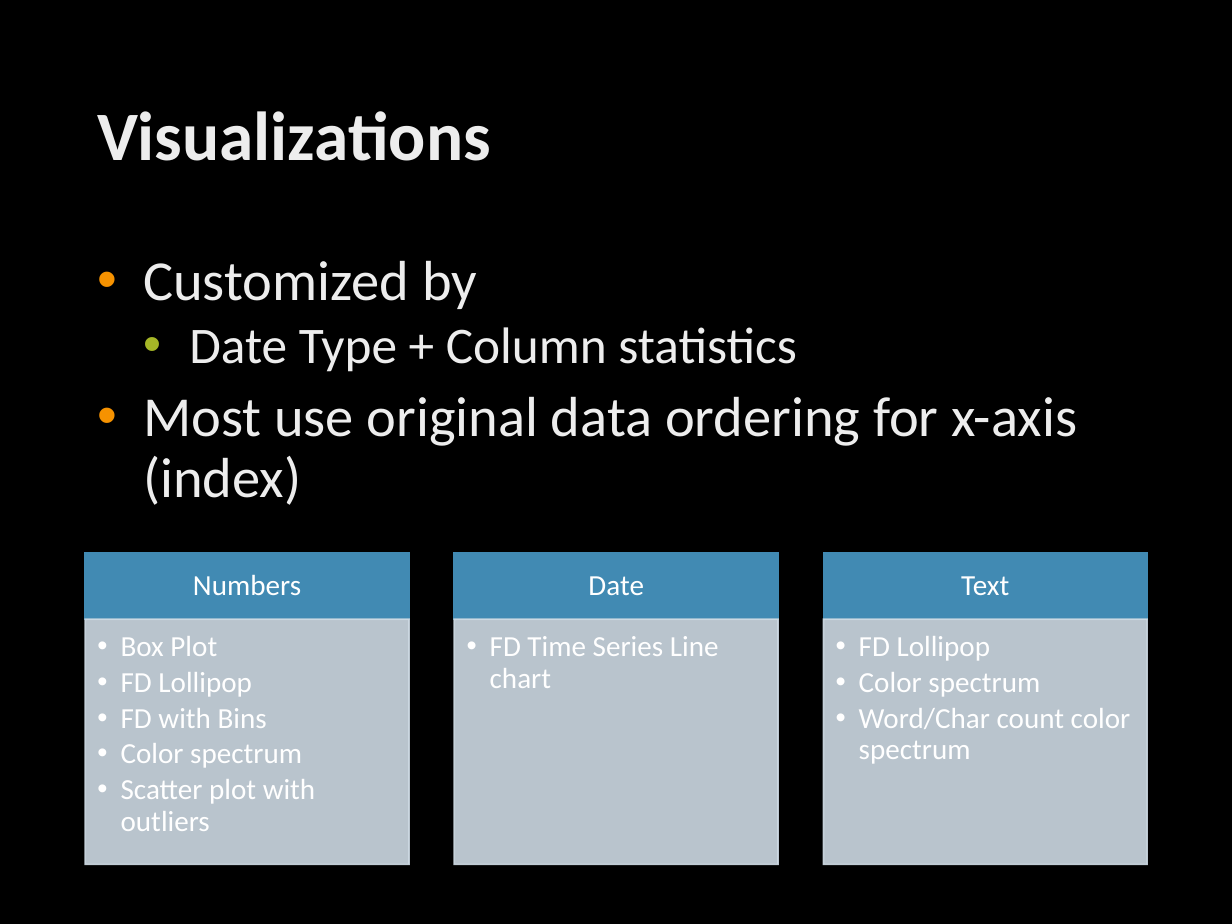
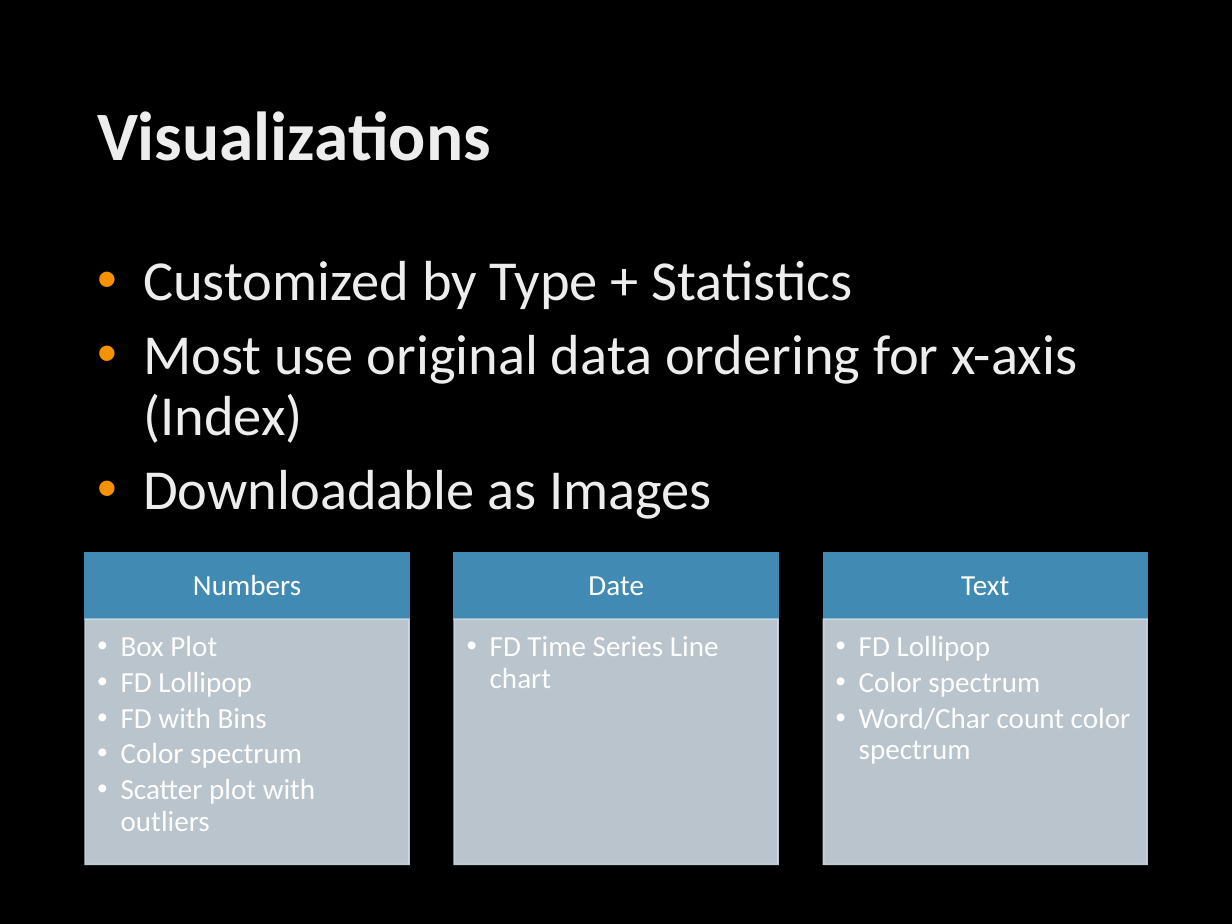
Before and after one commit to jannah/MetaReader, a slide deck: slide 8 of MetaReader.pptx. Drawn at 1232x924 pixels with LibreOffice and Linux fonts; fonts in the diff are those of the drawing; background and template pictures are left out. Boxes give left, top, right and bottom in pixels: in the first picture for what was removed or moved away, otherwise in the second. Text is boxed around its words. In the diff, an @@ line names an element or a change of style, - is before the commit and + after.

```diff
--- a/MetaReader.pptx
+++ b/MetaReader.pptx
@@ text at (x1=143, y1=260, x2=1077, y2=519): text changed @@
-• Customized by
-  • Date Type + Column statistics
-• Most use original data ordering for x-axis (index)
+• Customized by Type + Statistics
+• Most use original data ordering for x-axis (Index)
+• Downloadable as Images
```
Also in this commit, not shown: 2 other slides changed, 17 other files.
